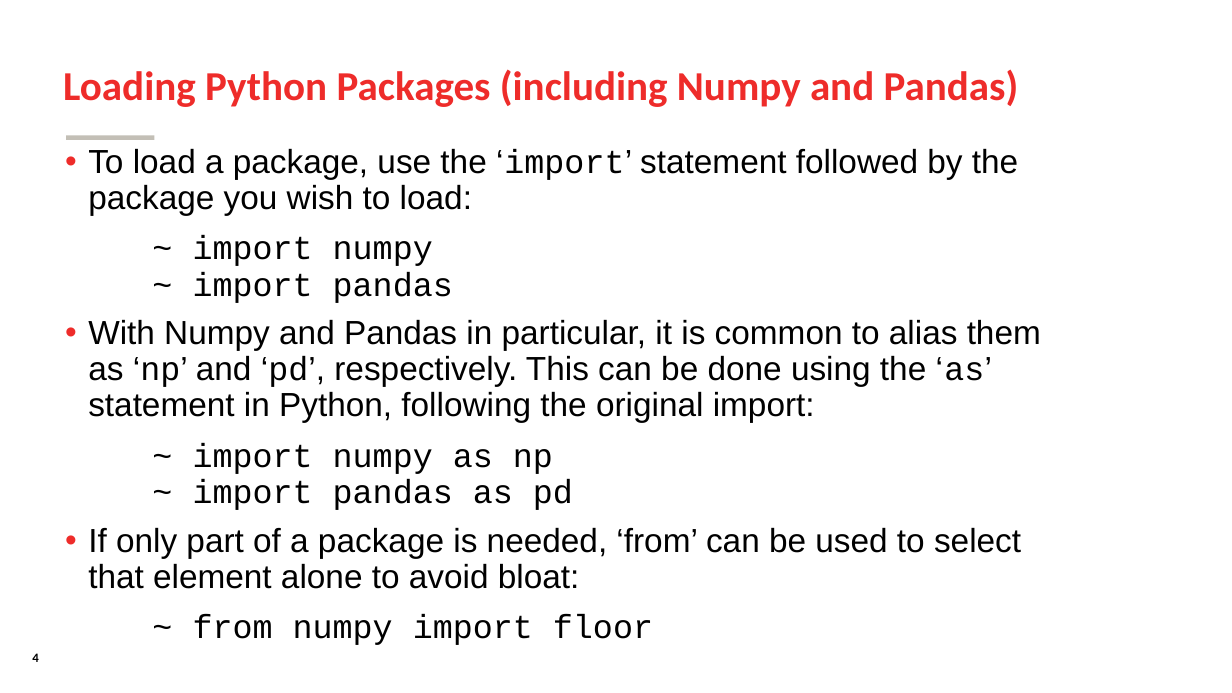
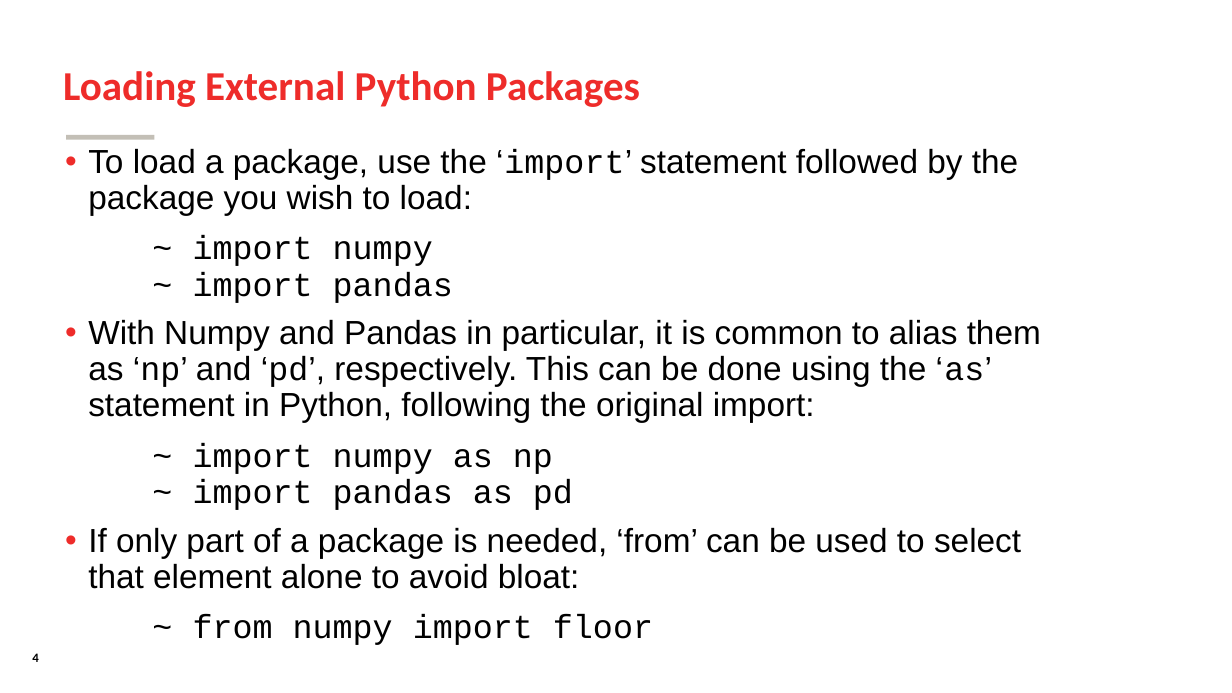
Before and after one commit to SomeoneInParticular/MDPR613_CourseMaterial, a slide deck: slide 4 of PythonCrashCourse/Unit2_DataManagement/Unit2_DataManagement.odp. Drawn at 1232x693 pixels with LibreOffice and Linux fonts; fonts in the diff are those of the drawing; background and template pictures are left out. Boxes give left, top, right and bottom in pixels: in the first picture for what was removed or moved away, otherwise in the second. Text is boxed around its words. In the diff, an @@ line names an element or a change of style, - is before the commit and + after.

```diff
--- a/PythonCrashCourse/Unit2_DataManagement/Unit2_DataManagement.odp
+++ b/PythonCrashCourse/Unit2_DataManagement/Unit2_DataManagement.odp
@@ title at [63, 71, 640, 107]: text changed @@
-Loading Python Packages (including Numpy and Pandas)
+Loading External Python Packages
```
Also in this commit, not shown: 3 other slides changed, 2 slides added, 12 other files.
